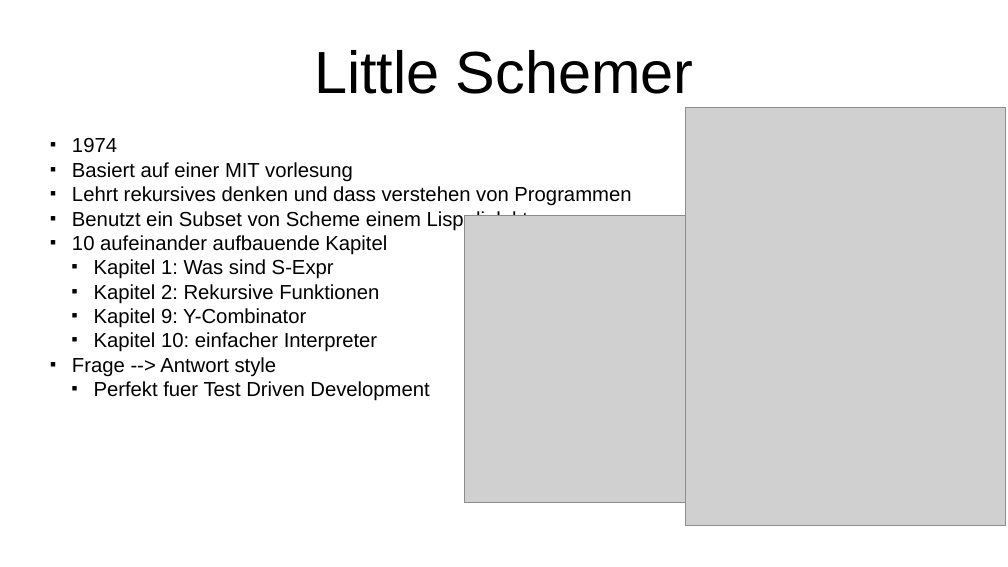
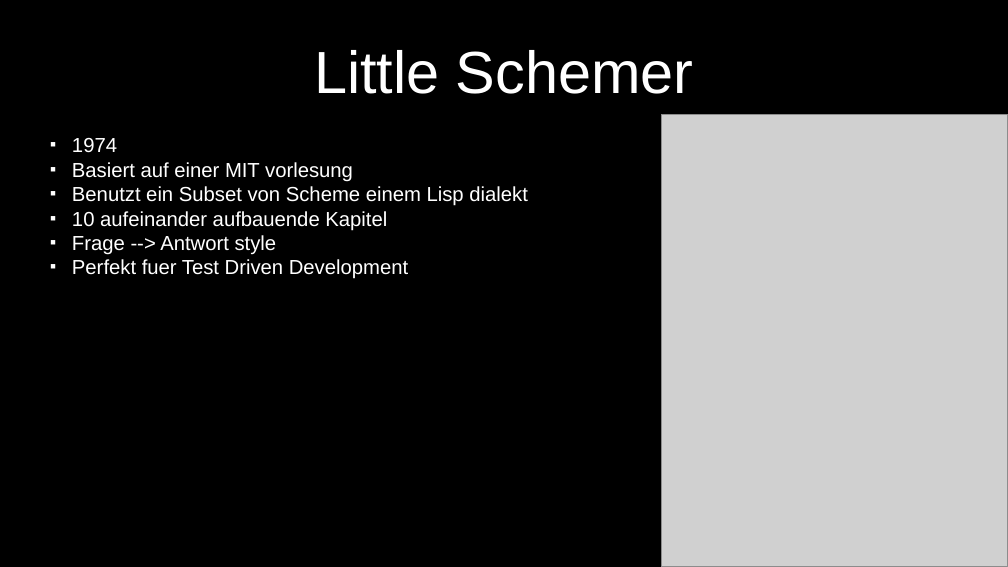
Before and after one commit to Iquiji/little-schemer-talk, a slide deck: slide 3 of Talk Engineering Day 2-6-2022.odp (slide 4 before the commit). Drawn at 1008x567 pixels with LibreOffice and Linux fonts; fonts in the diff are those of the drawing; grey boxes stand for pictures. Boxes give left, top, right and bottom in pixels: in the first picture for what was removed or moved away, otherwise in the second. Text is boxed around its words. In the diff, an @@ line names an element or a change of style, - is before the commit and + after.

```diff
--- a/Talk Engineering Day 2-6-2022.odp
+++ b/Talk Engineering Day 2-6-2022.odp
@@ background #FFFFFF to #000000 @@
@@ title "Little Schemer" at [314, 50, 694, 94]: text colour #000000 to #FFFFFF @@
@@ picture: place and size @@
-picture at [686, 108, 1006, 526]
+picture at [661, 114, 1008, 567]
@@ subtitle "1974" at [72, 138, 528, 279]: text colour #000000 to #FFFFFF; bullet colour #000000 to #FFFFFF; list level 2 to 1 in "Perfekt fuer Test Driven Development" @@
@@ subtitle at [72, 186, 631, 206]: paragraph removed @@
-■ Lehrt rekursives denken und dass verstehen von Programmen
@@ picture removed at [465, 215, 686, 503] @@
@@ subtitle at [94, 259, 379, 352]: paragraphs removed @@
-  ■ Kapitel 1: Was sind S-Expr
-  ■ Kapitel 2: Rekursive Funktionen
-  ■ Kapitel 9: Y-Combinator
-  ■ Kapitel 10: einfacher Interpreter
```
Also in this commit, not shown: 14 other slides changed, 11 slides added, 2 slides removed.
